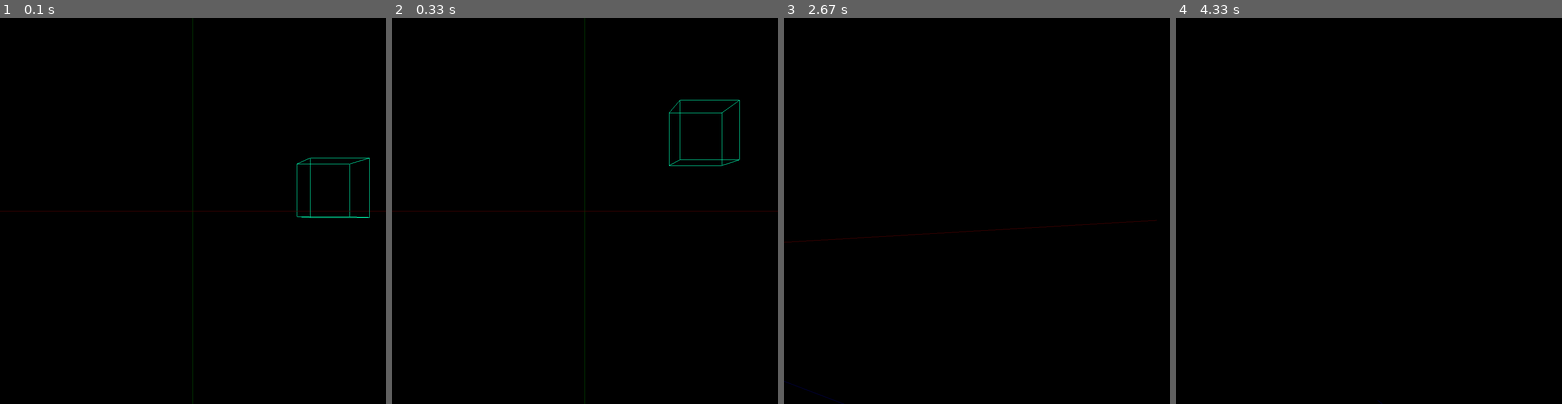
Above: before the commit, frames 1-4 (left to right).
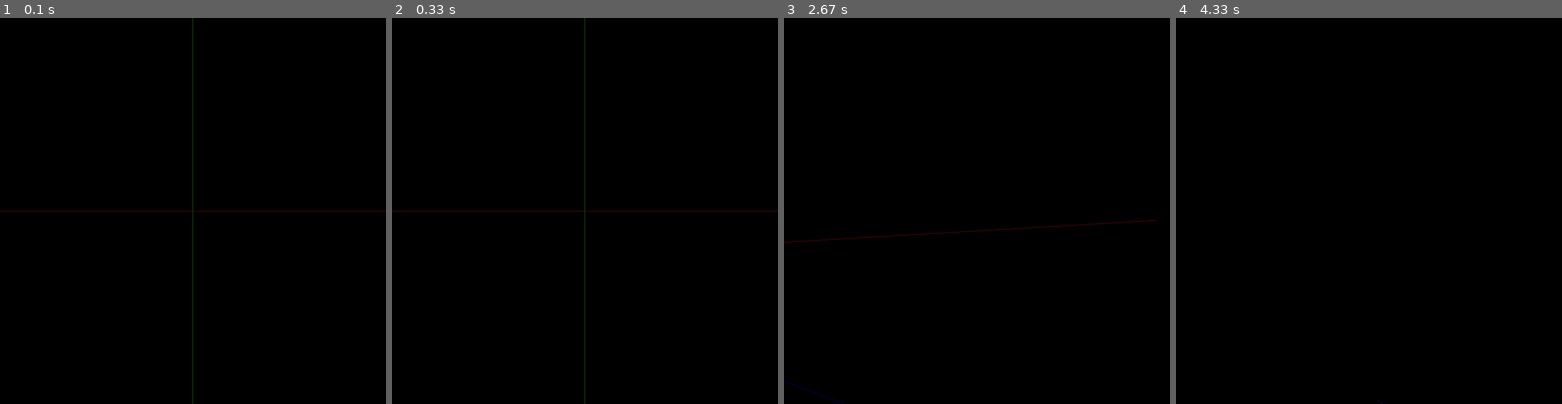
Above: after the commit, the same moments.

Repository: r7melo/CG-with-Python
Game: pygame game, started from circle.py
The game is run twice, just before and just after one commit, with the same random seed, the same clock (stepped at 60 frames per second) and the same inputs.
Inputs (mouse positions are in pixels of both pictures, inside the frame that each line leads up to):
- Up to frame 1 (0.1 s): no input
- Up to frame 2 (0.33 s): no input
- Up to frame 3 (2.67 s): hold Right 0.33-0.8 s; move the mouse to (961, 226) at 0.37 s; hold Up 0.83-1.13 s; hold W 0.83-1.13 s; move the mouse to (1100, 199) at 0.87 s; tap Space at 0.9, 2.3, 2.63 s; tap Shift at 0.98, 2.38 s; hold Down 2.23-2.53 s; hold S 2.23-2.53 s; move the mouse to (857, 153) at 2.27 s; hold Left from 2.57 s (still down); hold A from 2.57 s (still down); move the mouse to (1034, 75) at 2.6 s
- Up to frame 4 (4.33 s): tap Space at 2.93, 3.07, 4.13 s; release Left at 2.97 s; release A at 2.97 s; hold Up 3-3.37 s; hold W 3-3.37 s; move the mouse to (1511, 346) at 3.03 s; hold Down from 4.07 s (still down); hold S from 4.07 s (still down); move the mouse to (1268, 68) at 4.1 s

The runs differ from the first frame. In frame 1, 0.4% of the frame differs, in the area x 0-100%, y 0-100%; in frame 2, 0.4%; in frame 3, 0.1%; in frame 4, less than 0.1%.

Commit message:
GLUT OK :)

Diff:
--- a/circle.py
+++ b/circle.py
@@ -39,8 +39,28 @@
 
 
     def update(self):
-        self.circle(angle_y=self.rotation_y, angle_x=self.rotation_x, rain=5)
-        self.rotation_y += 1
+        # self.circle(angle_y=self.rotation_y, angle_x=self.rotation_x, rain=5)
+        # self.rotation_y += 1
+
+        ambiente = [1.0, 1.0, 1.0, 1.0]
+        glShadeModel(GL_FLAT)
+        glEnable(GL_COLOR_MATERIAL)
+        glLightfv (GL_LIGHT0, GL_AMBIENT, ambiente)
+        glEnable(GL_LIGHTING)
+        glEnable(GL_LIGHT0)
+        glEnable(GL_DEPTH_TEST)
+
+        especular = [1.0, 1.0, 1.0, 1.0]
+        position = [0.0, 3.0, 1.0, 0.0 ]
+        glShadeModel(GL_FLAT)
+        glEnable(GL_COLOR_MATERIAL)
+        glMaterialfv(GL_FRONT_AND_BACK, GL_SPECULAR, especular)
+        glMaterialf (GL_FRONT_AND_BACK, GL_SHININESS, 20.0)
+        glLightfv (GL_LIGHT0, GL_SPECULAR, especular)
+        glLightfv (GL_LIGHT0, GL_POSITION, position)
+        glEnable(GL_LIGHTING)
+        glEnable(GL_LIGHT0)
+        glEnable(GL_DEPTH_TEST)
 
 
 if __name__=="__main__":
--- /dev/null
+++ b/esfera.py
@@ -0,0 +1,64 @@
+# -*- coding: latin1 -*-
+from sys import argv
+from OpenGL.GL import *
+from OpenGL.GLUT import *
+
+def display():
+    """
+    Função callback que desenha na janela
+    """
+
+    # glClear limpa a janela com valores pré-determinados
+    # GL_COLOR_BUFFER_BIT define que o buffer aceita escrita de cores
+    # GL_DEPTH_BUFFER_BIT define que o buffer de profundidade será usado
+    glClear(GL_COLOR_BUFFER_BIT | GL_DEPTH_BUFFER_BIT)
+    rgba = [.8, .6, .4, .9]
+    # glMaterial especifica os parâmetros do material que serão
+    # usados no modelo de iluminação da cena (no formato RGBA)
+    # GL_FRONT define que a face afetada pela função é a frontal
+    # GL_AMBIENT especifica que o parâmetro é a reflexão de ambiente
+    glMaterialfv(GL_FRONT, GL_AMBIENT, rgba)
+    # GL_DIFFUSE especifica que o parâmetro é a reflexão difusa do material
+    glMaterialfv(GL_FRONT, GL_DIFFUSE, rgba)
+    # GL_SPECULAR especifica que o parâmetro é a reflexão especular
+    glMaterialfv(GL_FRONT, GL_SPECULAR, rgba)
+    # GL_EMISSION especifica que o parâmetro é a emissão do material
+    # glMaterialfv(GL_FRONT, GL_EMISSION, rgba)
+    # GL_SHININESS especifica o expoente usado pela reflexão especular
+    glMaterialfv(GL_FRONT, GL_SHININESS, 120)
+    # Desenha uma esfera sólida, com raio 0.5 e 128 divisões
+    # na horizontal e na vertical
+    glutSolidSphere(0.5, 128, 128)
+    # Força a execução dos comandos da OpenGL
+    glFlush()
+
+
+# Inicializa a biblioteca GLUT
+glutInit(argv)
+# glutInitDisplayMode configura o modo de exibição
+# GLUT_SINGLE define o buffer como simples
+# (também pode ser duplo, com GLUT_DOUBLE)
+# GLUT_RGB seleciona o modo RGB
+glutInitDisplayMode(GLUT_SINGLE | GLUT_RGB)
+# Cria a janela principal
+glutCreateWindow('Esfera')
+# Configura a função callback que desenha na janela atual
+glutDisplayFunc(display)
+# Limpa a janela com a cor especificada
+glClearColor(.25, .15, .1, 1.)
+# Muda a matriz corrente para GL_PROJECTION
+glMatrixMode(GL_PROJECTION)
+# Carrega uma matriz identidade na matriz corrente
+glLoadIdentity()
+# Configurando os parâmetros para as fontes de luz
+# GL_DIFFUSE define o parâmetro usado a luz difusa (no formato RGBA)
+glLightfv(GL_LIGHT0, GL_DIFFUSE, [1., 1., 1., 1.])
+# Os três parâmetros definem a posição da fonte luminosa
+# O quarto define se a fonte é direcional (0) ou posicional (1)
+glLightfv(GL_LIGHT0, GL_POSITION, [-5., 5., -5., 1.])
+# Aplica os parâmetros de iluminação
+glEnable(GL_LIGHTING)
+# Inclui a fonte de luz 0 no calculo da iluminação
+glEnable(GL_LIGHT0)
+# Inicia o laço de eventos da GLUT
+glutMainLoop()
Not shown, added: PyOpenGL-3.1.5-cp39-cp39-win_amd64.whl
